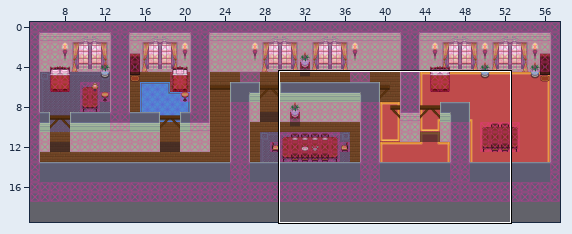
A Tiled map gets an edit: maps/casern_north_2nd_floor.tmx. Above, an overview of the earlier version with the close-up marked.
Close-up. Before the edit:
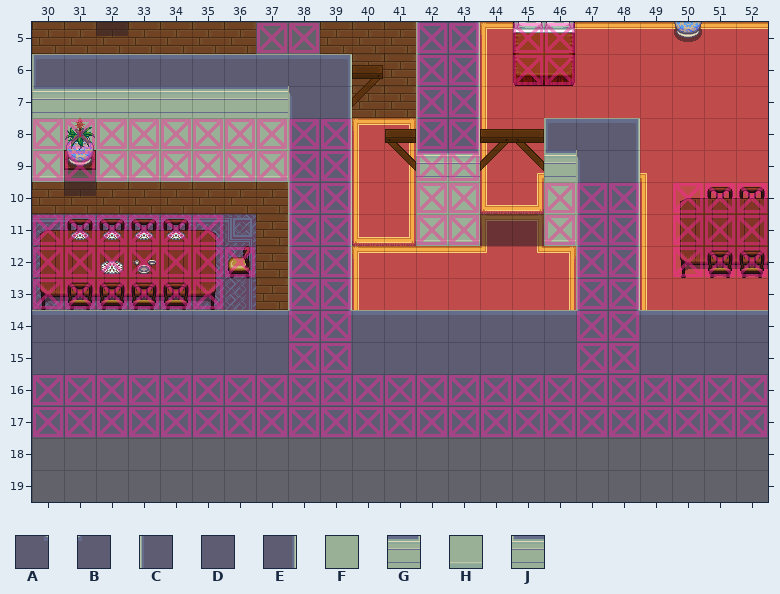
Cells are 32x32 px. Shown: x 30..52, y 5..19. The commit also changed other parts of the map, which this record leaves out. Not drawn, because the pictures are missing: unchanged layer "Stairs".
Key: from "castlewalls": A 4, B 5, C 13, D 14, E 15, F 38, G 39, H 50, J 51.
_ is an empty cell.
Layers that did not change in this view are not listed.
Layer "Walls" before, first column x 30:
 5 ____________CE_________
 6 ____________CE_________
 7 ____________CE_________
 8 ________CE__CE_________
 9 HHHHHHHHCE__JG_________
10 ________CE__FF__FCE____
11 ________CE__HH__HCE____
12 ________CE_______CE____
13 ________CE_______CE____
14 ________BA_______BA____
15 ________DD_______DD____
16 DDDDDDDDDDDDDDDDDDDDDDD
17 DDDDDDDDDDDDDDDDDDDDDDD
18 _______________________
19 _______________________
New version:
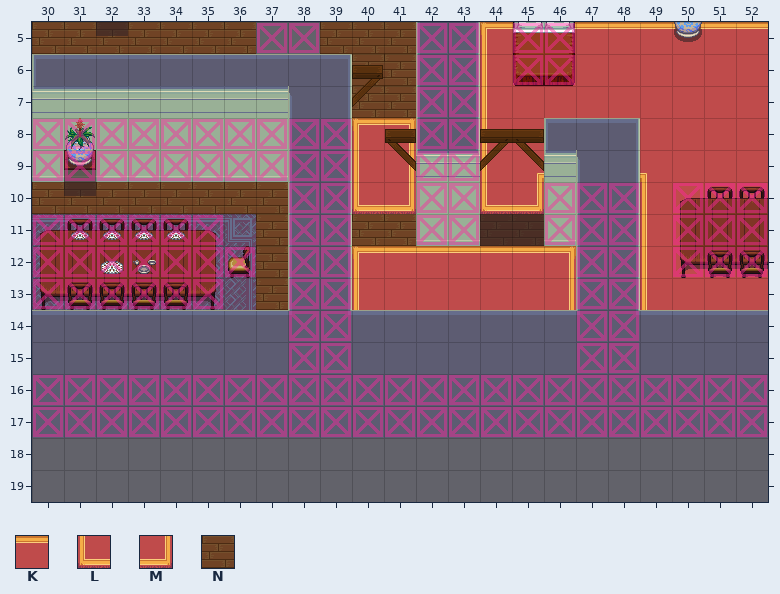
Further tiles: from "castlefloors": K 62, L 81, M 83; from "inside": N 40.
The exact change:
Layer "Walls":
y 10: x 40..41 __ -> LM
y 11: x 40..41 __ -> NN; x 44..45 __ -> NN
y 12: x 44..45 __ -> KK
